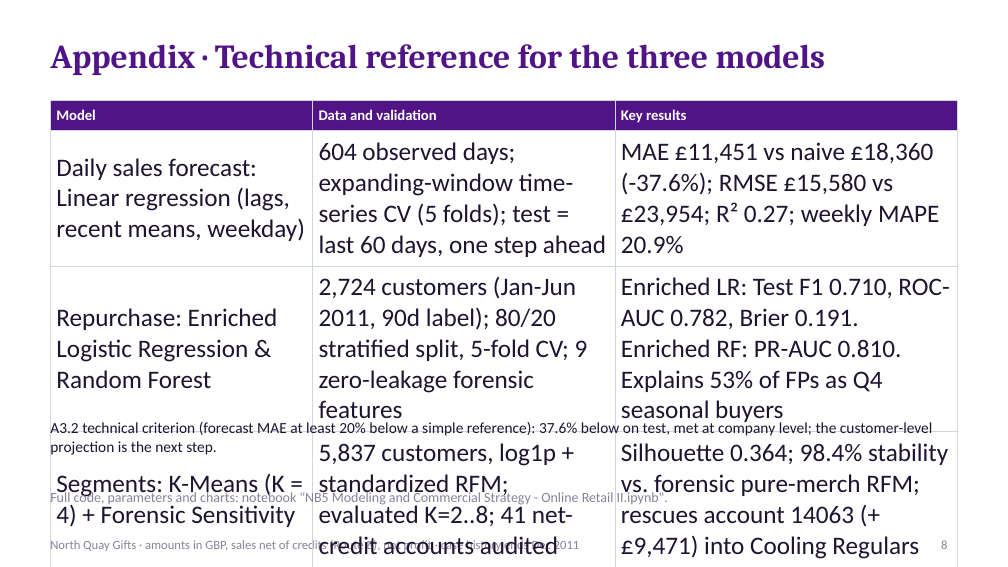
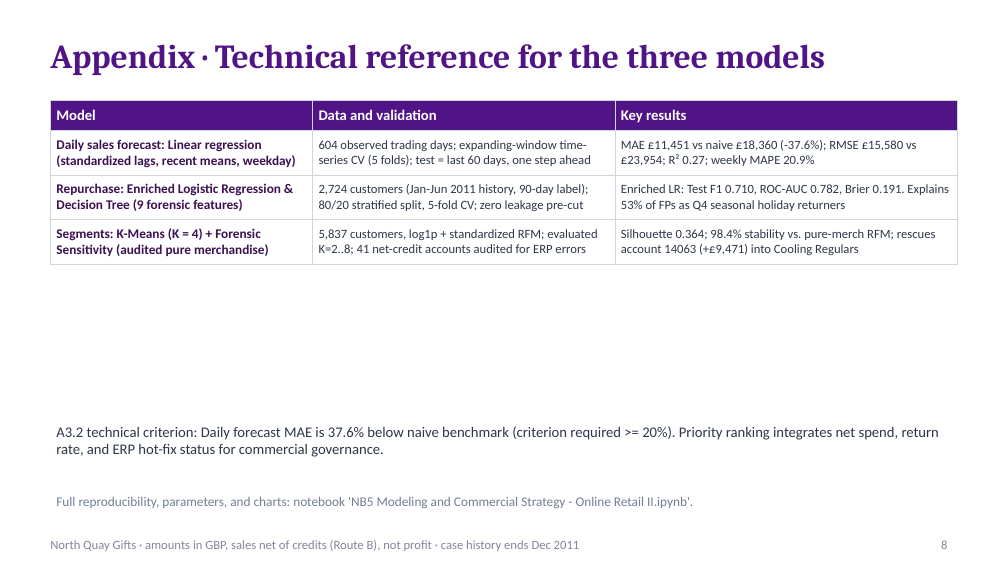
Before and after one commit to RusselKu/North_Quay_Gifts_UPY, a slide deck: slide 8 of A-3-6_ModelingStrategy/Activity 4. Executive Presentation.pptx. Drawn at 1008x567 pixels with LibreOffice and Linux fonts; fonts in the diff are those of the drawing. Boxes give left, top, right and bottom in pixels: in the first picture for what was removed or moved away, otherwise in the second. Text is boxed around its words. In the diff, an @@ line names an element or a change of style, - is before the commit and + after.

Commit message:
fix(A-3-6): polish executive presentation layout, fix text overlapping, and elevate Business Intelligence pitch

```diff
--- a/A-3-6_ModelingStrategy/Activity 4. Executive Presentation.pptx
+++ b/A-3-6_ModelingStrategy/Activity 4. Executive Presentation.pptx
@@ table at (x1=50, y1=101, x2=958, y2=260) @@
-row 2, column 1: Daily sales forecast: Linear regression (lags, recent means, weekday)
+row 2, column 1: Daily sales forecast: Linear regression (standardized lags, recent means, weekday)
-row 2, column 2: 604 observed days; expanding-window time-series CV (5 folds); test = last 60 days, one step ahead
+row 2, column 2: 604 observed trading days; expanding-window time-series CV (5 folds); test = last 60 days, one step ahead
-row 3: Repurchase: Enriched Logistic Regression & Random Forest | 2,724 customers (Jan-Jun 2011, 90d label); 80/20 stratified split, 5-fold CV; 9 zero-leakage forensic features | Enriched LR: Test F1 0.710, ROC-AUC 0.782, Brier 0.191. Enriched RF: PR-AUC 0.810. Explains 53% of FPs as Q4 seasonal buyers
+row 3: Repurchase: Enriched Logistic Regression & Decision Tree (9 forensic features) | 2,724 customers (Jan-Jun 2011 history, 90-day label); 80/20 stratified split, 5-fold CV; zero leakage pre-cut | Enriched LR: Test F1 0.710, ROC-AUC 0.782, Brier 0.191. Explains 53% of FPs as Q4 seasonal holiday returners
-row 4: Segments: K-Means (K = 4) + Forensic Sensitivity | 5,837 customers, log1p + standardized RFM; evaluated K=2..8; 41 net-credit accounts audited | Silhouette 0.364; 98.4% stability vs. forensic pure-merch RFM; rescues account 14063 (+£9,471) into Cooling Regulars
+row 4: Segments: K-Means (K = 4) + Forensic Sensitivity (audited pure merchandise) | 5,837 customers, log1p + standardized RFM; evaluated K=2..8; 41 net-credit accounts audited for ERP errors | Silhouette 0.364; 98.4% stability vs. pure-merch RFM; rescues account 14063 (+£9,471) into Cooling Regulars
@@ size 18 to 9 pt, text colour #1E1430 to #2D3748 in "MAE £11,451 vs naive £18,360 (-37.6%); RMSE ..." @@
@@ text at (x1=56, y1=426, x2=939, y2=457): text changed; size 11 to 10.5 pt; text colour #1E1430 to #2D3748 @@
-A3.2 technical criterion (forecast MAE at least 20% below a simple reference): 37.6% below on test, met at company level; the customer-level projection is the next step.
+A3.2 technical criterion: Daily forecast MAE is 37.6% below naive benchmark (criterion required >= 20%). Priority ranking integrates net spend, return rate, and ERP hot-fix status for commercial governance.
@@ text at (x1=56, y1=497, x2=693, y2=508): text changed; size 10 to 9.5 pt; text colour #8A8299 to #718096 @@
-Full code, parameters and charts: notebook "NB5 Modeling and Commercial Strategy - Online Retail II.ipynb".
+Full reproducibility, parameters, and charts: notebook 'NB5 Modeling and Commercial Strategy - Online Retail II.ipynb'.
```
Also in this commit, not shown: 7 other slides changed.
